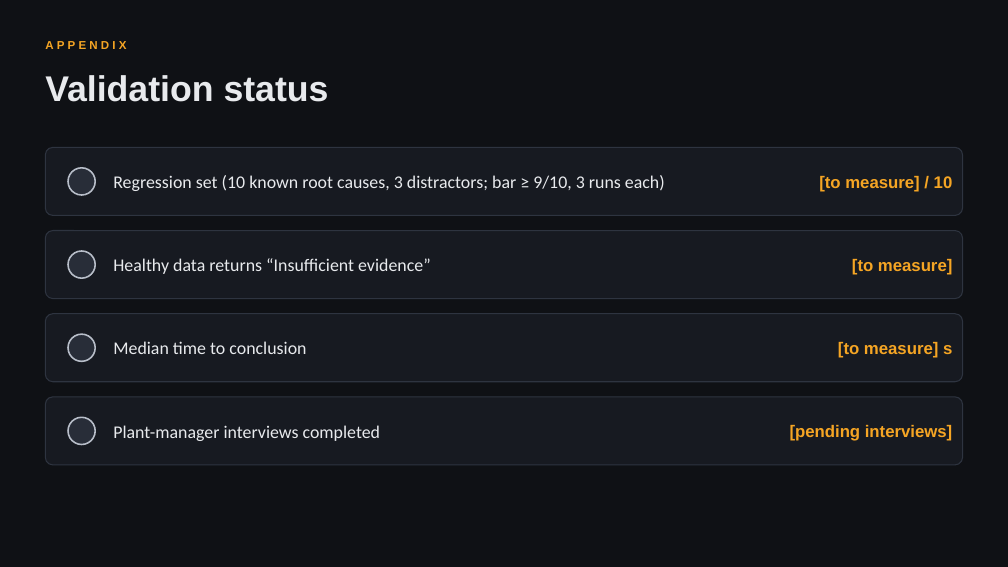
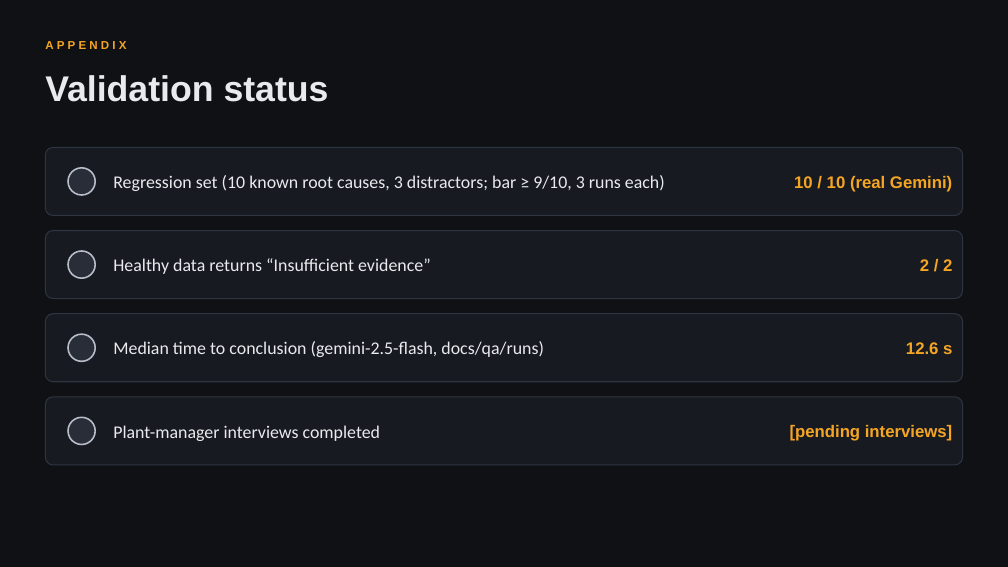
Before and after one commit to YMUNick/AILineSleuth, a slide deck: slide 12 of docs/pitch/LineSleuth-demo.pptx. Drawn at 1008x567 pixels with LibreOffice and Linux fonts; fonts in the diff are those of the drawing. Boxes give left, top, right and bottom in pixels: in the first picture for what was removed or moved away, otherwise in the second. Text is boxed around its words. In the diff, an @@ line names an element or a change of style, - is before the commit and + after.

```diff
--- a/docs/pitch/LineSleuth-demo.pptx
+++ b/docs/pitch/LineSleuth-demo.pptx
@@ text at (x1=794, y1=176, x2=952, y2=192): text changed @@
-[to measure] / 10
+10 / 10 (real Gemini)
@@ text at (x1=920, y1=259, x2=952, y2=271): text changed @@
-[to measure]
+2 / 2
@@ text at (x1=113, y1=341, x2=544, y2=357): text changed @@
-Median time to conclusion
+Median time to conclusion (gemini-2.5-flash, docs/qa/runs)
@@ text at (x1=906, y1=342, x2=952, y2=354): text changed @@
-[to measure] s
+12.6 s
```
Also in this commit, not shown: 3 other slides changed, 25 other files.
